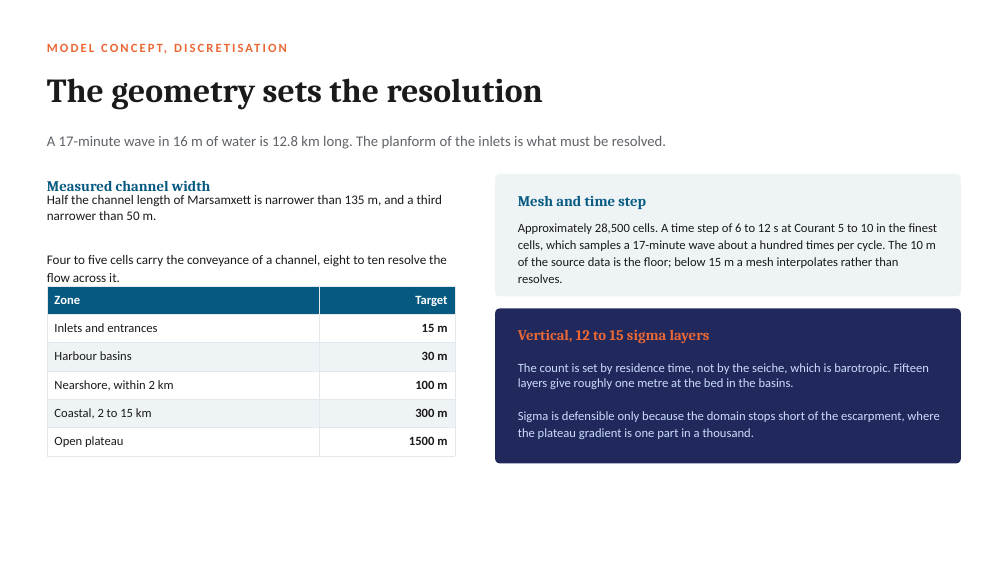
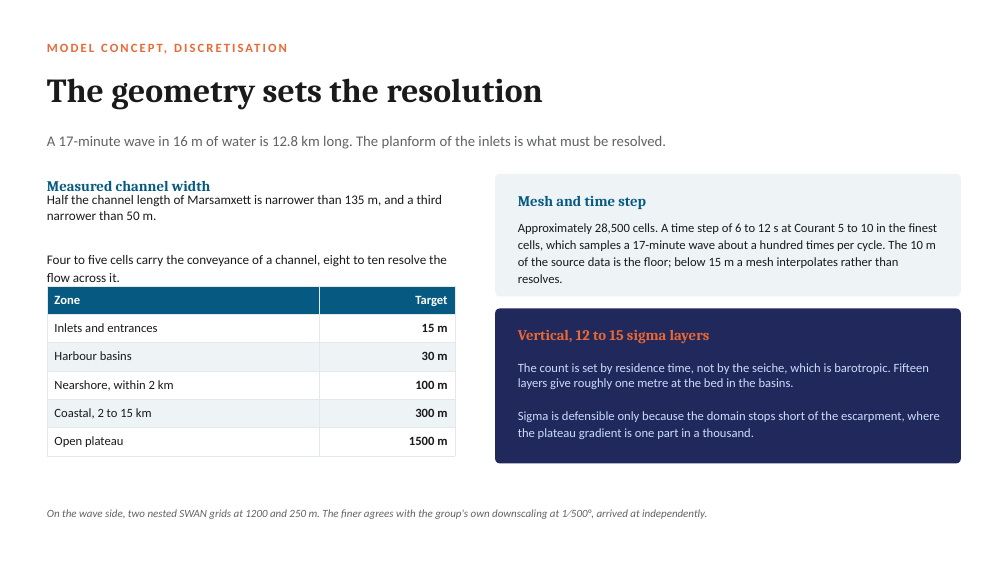
Before and after one commit to cicero-martins/MaltaDT, a slide deck: slide 7 of docs/valletta_model_concept_2026-09-25.pptx. Drawn at 1008x567 pixels with LibreOffice and Linux fonts; fonts in the diff are those of the drawing. Boxes give left, top, right and bottom in pixels: in the first picture for what was removed or moved away, otherwise in the second. Text is boxed around its words. In the diff, an @@ line names an element or a change of style, - is before the commit and + after.

```diff
--- a/docs/valletta_model_concept_2026-09-25.pptx
+++ b/docs/valletta_model_concept_2026-09-25.pptx
@@ text added at (47,509,707,519), 10.5 pt, text #5F6368, italic @@
+On the wave side, two nested SWAN grids at 1200 and 250 m. The finer agrees with the group's own downscaling at 1∕500°, arrived at independently.
```
Also in this commit, not shown: 5 other slides changed, 2 slides added, 1 other file.
